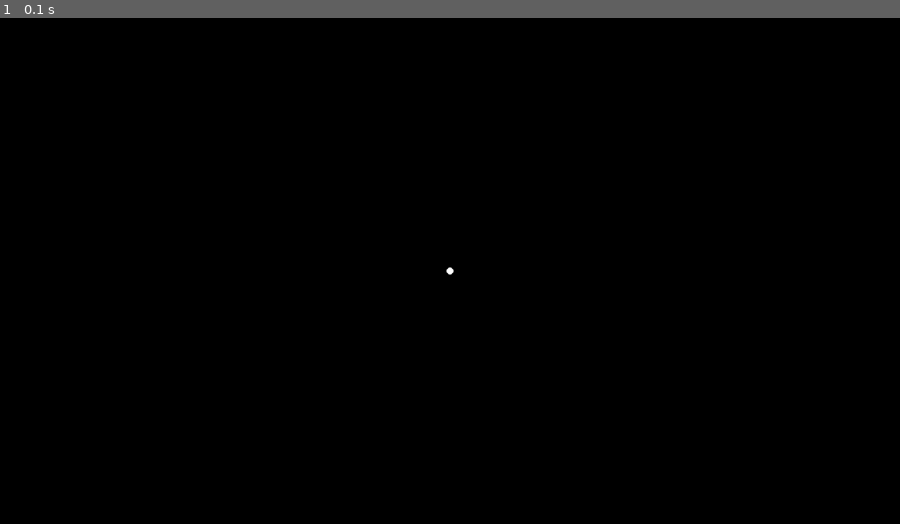
Above: before the commit, frame 1.
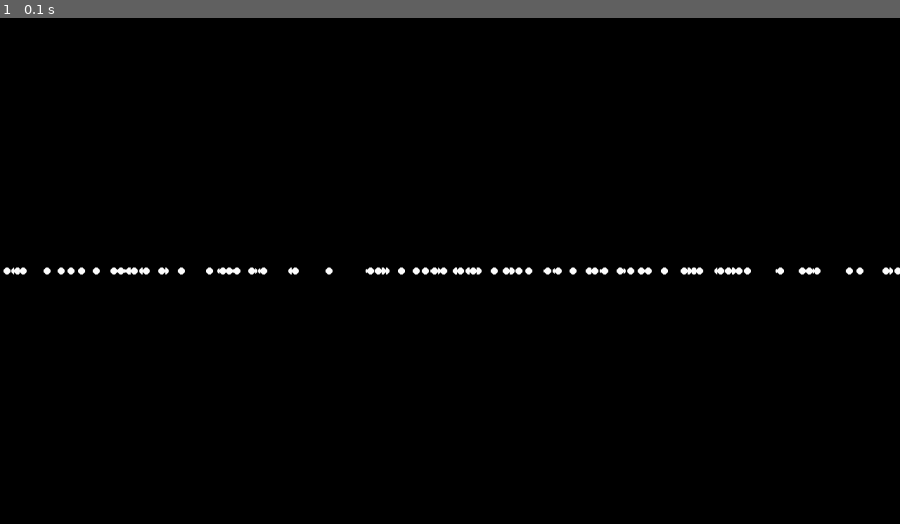
Above: after the commit, the same moment.

Repository: teacherubial/SLSS-Programming-2024-B
Game: pygame game, started from pygame-exercise-snow.py
The game is run twice, just before and just after one commit, with the same random seed, the same clock (stepped at 60 frames per second) and the same inputs.
Inputs:
- Up to frame 1 (0.1 s): no input

The runs differ from the first frame. In frame 1, 0.7% of the frame differs, in the area x 0-100%, y 49-51%.

Commit message:
snowflake chooses a random x-coord

Diff:
--- a/pygame-exercise-snow.py
+++ b/pygame-exercise-snow.py
@@ -1,3 +1,4 @@
+import random
 import pygame as pg
 
 # --CONSTANTS--
@@ -31,8 +32,10 @@
         pg.draw.circle(self.image, WHITE, (size // 2, size // 2), size // 2)
 
         self.rect = self.image.get_rect()
+
         # Spawn it in the middle of the screen
-        self.rect.centerx = WIDTH // 2
+        # Chooses a random x-coordinate
+        self.rect.centerx = random.randrange(0, WIDTH + 1)
         self.rect.centery = HEIGHT // 2
 
 
@@ -49,8 +52,9 @@
     # All sprites go in this sprite Group
     all_sprites = pg.sprite.Group()
 
-    # Add one snowflake to the all_sprites Group
-    all_sprites.add(Snowflake(10))
+    # Add 100 snowflakes to the all_sprites Group
+    for _ in range(100):
+        all_sprites.add(Snowflake(10))
 
     pg.display.set_caption("Snowfall Landscape")
 
